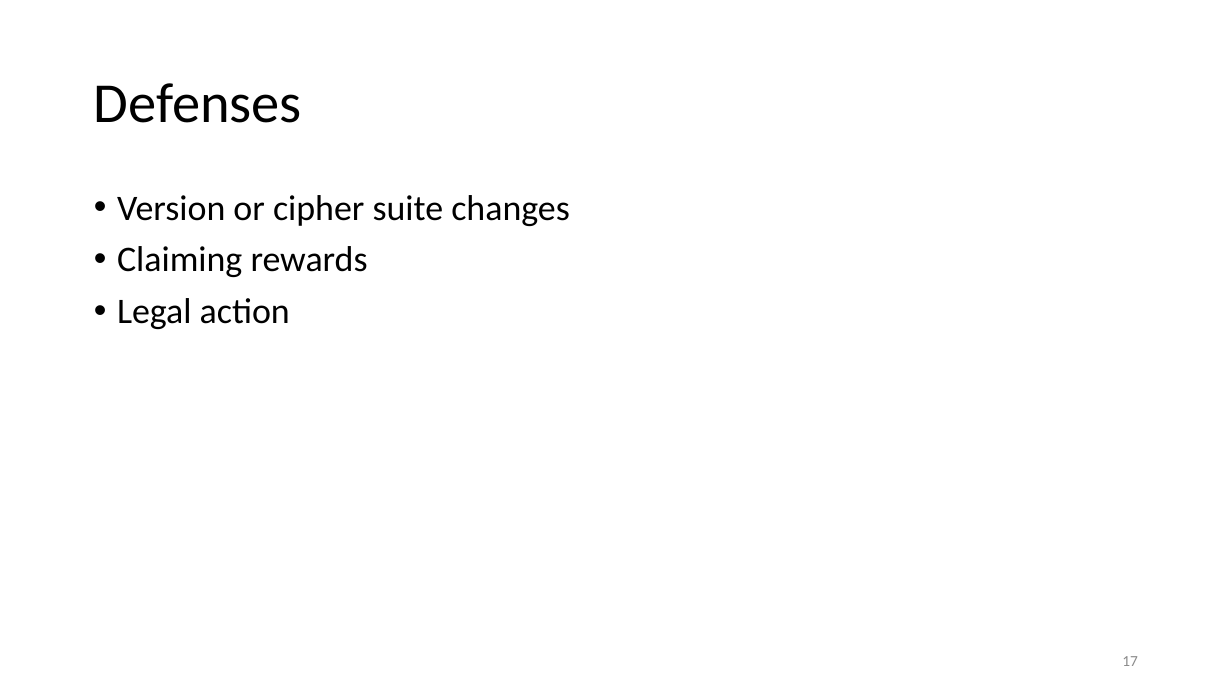
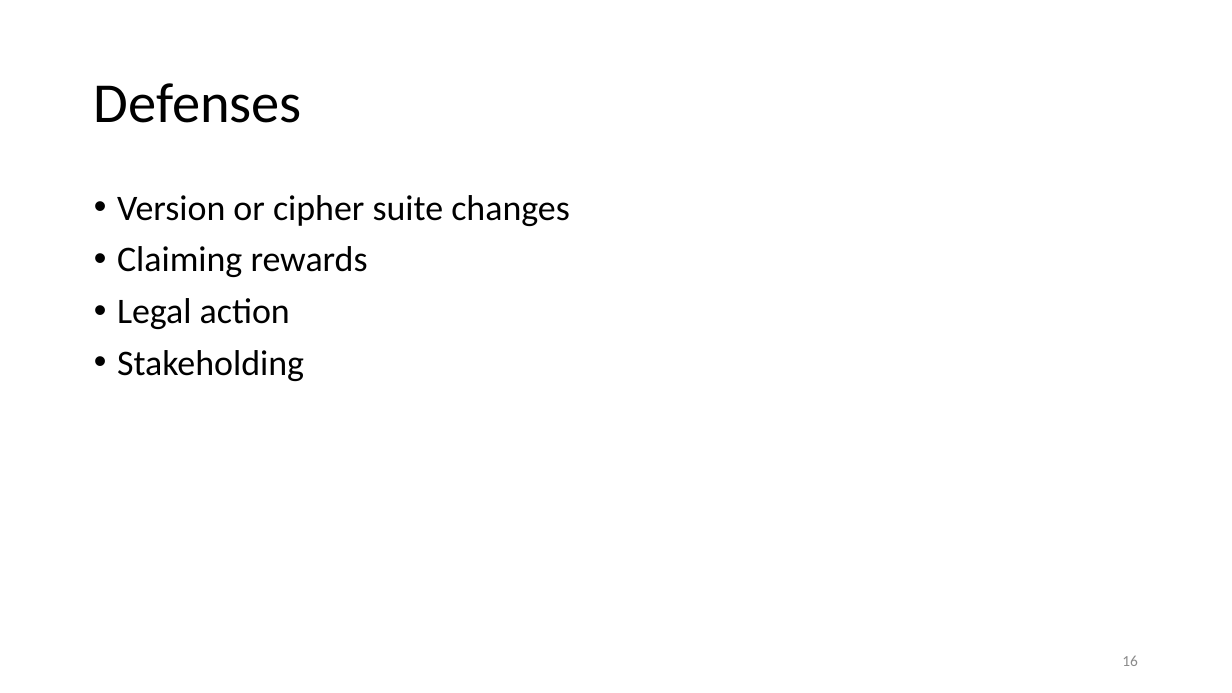
Before and after one commit to ewust/DDoSCoin, a slide deck: slide 16 of presentation/DDoSCoin.pptx (slide 17 before the commit). Drawn at 1232x693 pixels with LibreOffice and Linux fonts; fonts in the diff are those of the drawing. Boxes give left, top, right and bottom in pixels: in the first picture for what was removed or moved away, otherwise in the second. Text is boxed around its words. In the diff, an @@ line names an element or a change of style, - is before the commit and + after.

```diff
--- a/presentation/DDoSCoin.pptx
+++ b/presentation/DDoSCoin.pptx
@@ text at (117,350,304,381): paragraph added @@
+• Stakeholding
@@ page number at (1122,655,1138,666): text changed @@
-17
+16
```
Also in this commit, not shown: 9 other slides changed.
